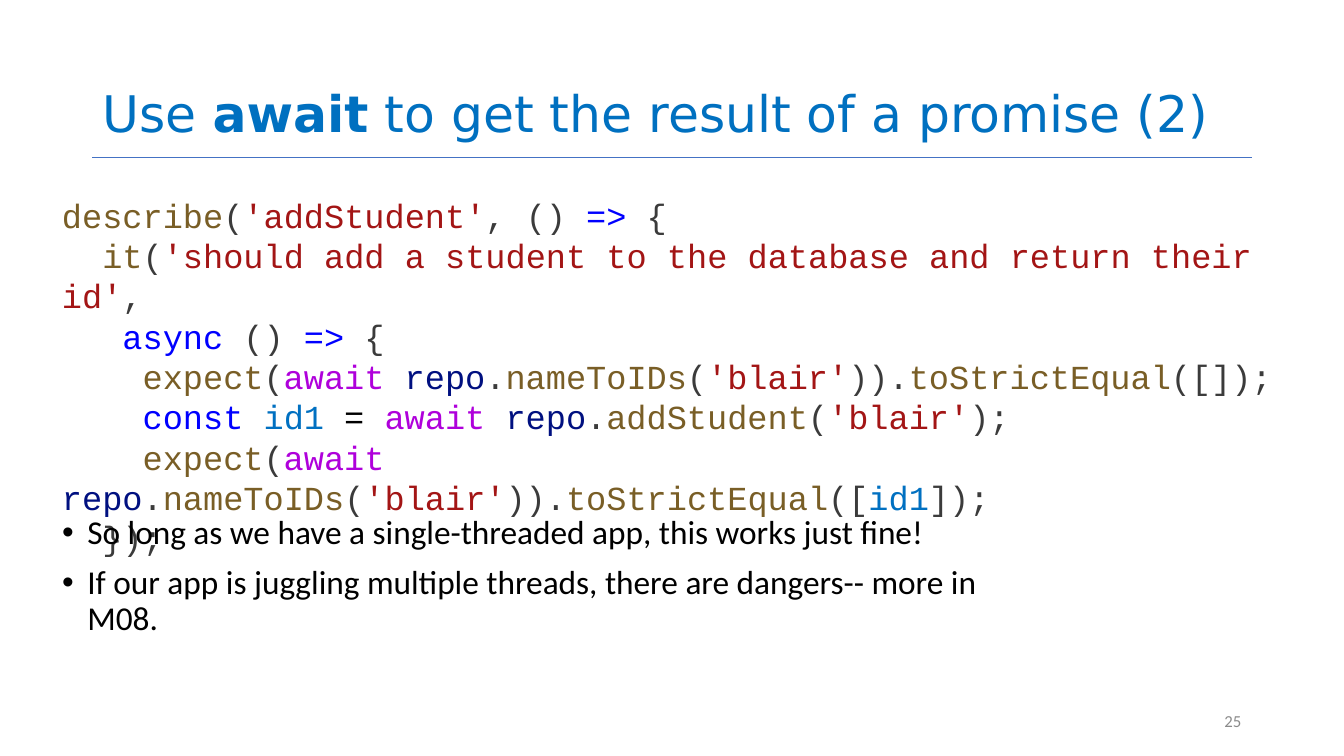
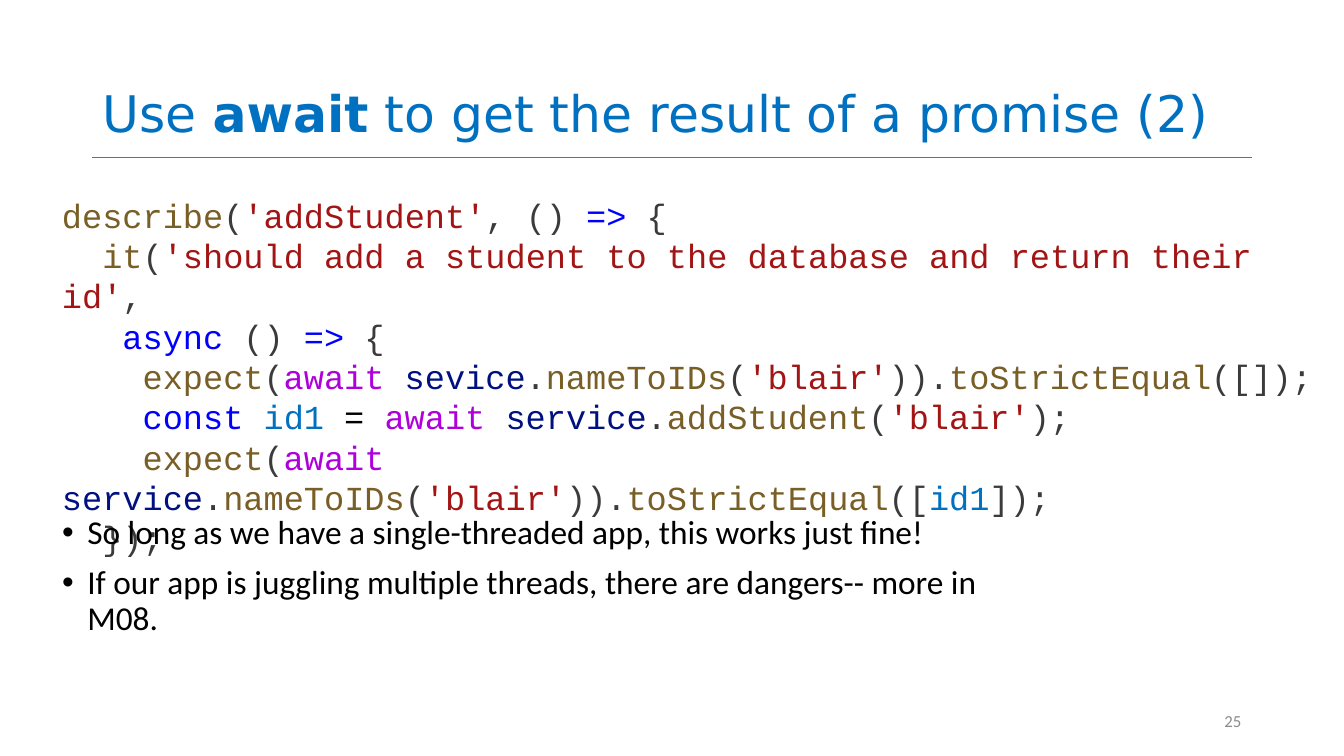
Before and after one commit to Preshit13/CS4530-Fall-2026, a slide deck: slide 25 of Slides/Module 04 Web Application Architecture.pptx. Drawn at 1344x756 pixels with LibreOffice and Linux fonts; fonts in the diff are those of the drawing. Boxes give left, top, right and bottom in pixels: in the first picture for what was removed or moved away, otherwise in the second. Text is boxed around its words. In the diff, an @@ line names an element or a change of style, - is before the commit and + after.

```diff
--- a/Slides/Module 04 Web Application Architecture.pptx
+++ b/Slides/Module 04 Web Application Architecture.pptx
@@ text at bbox=[62, 365, 1312, 517]: text changed @@
-expect(await repo.nameToIDs('blair')).toStrictEqual([]);
-const id1 = await repo.addStudent('blair');
-expect(await repo.nameToIDs('blair')).toStrictEqual([id1]);
+expect(await sevice.nameToIDs('blair')).toStrictEqual([]);
+const id1 = await service.addStudent('blair');
+expect(await service.nameToIDs('blair')).toStrictEqual([id1]);
```
Also in this commit, not shown: 5 other slides changed, 1 other file.
